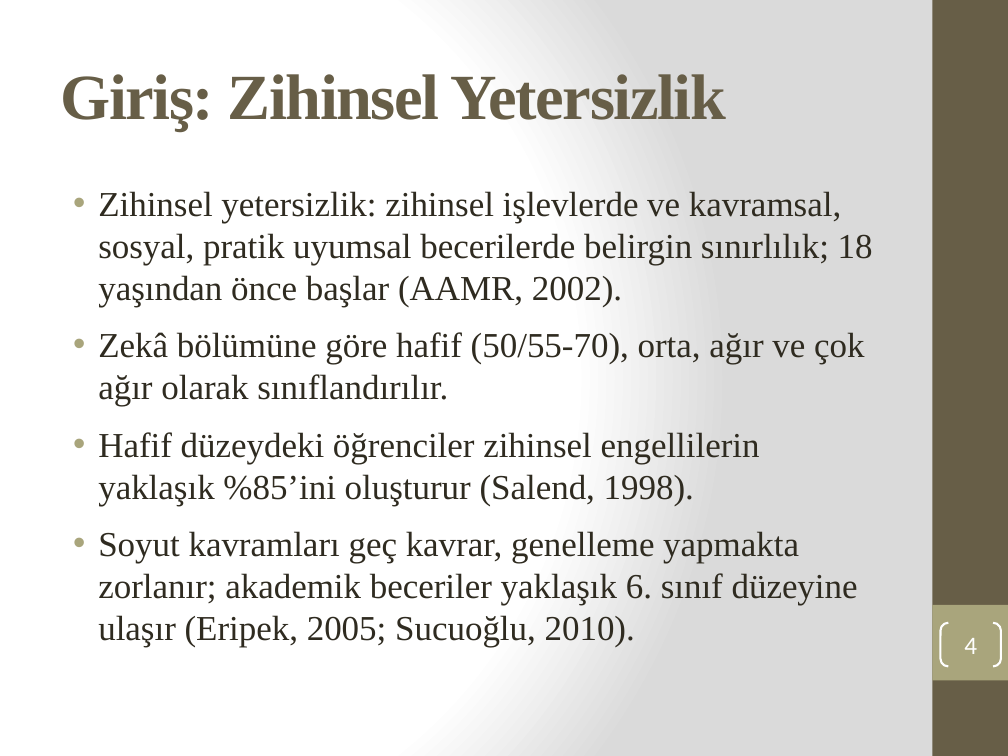
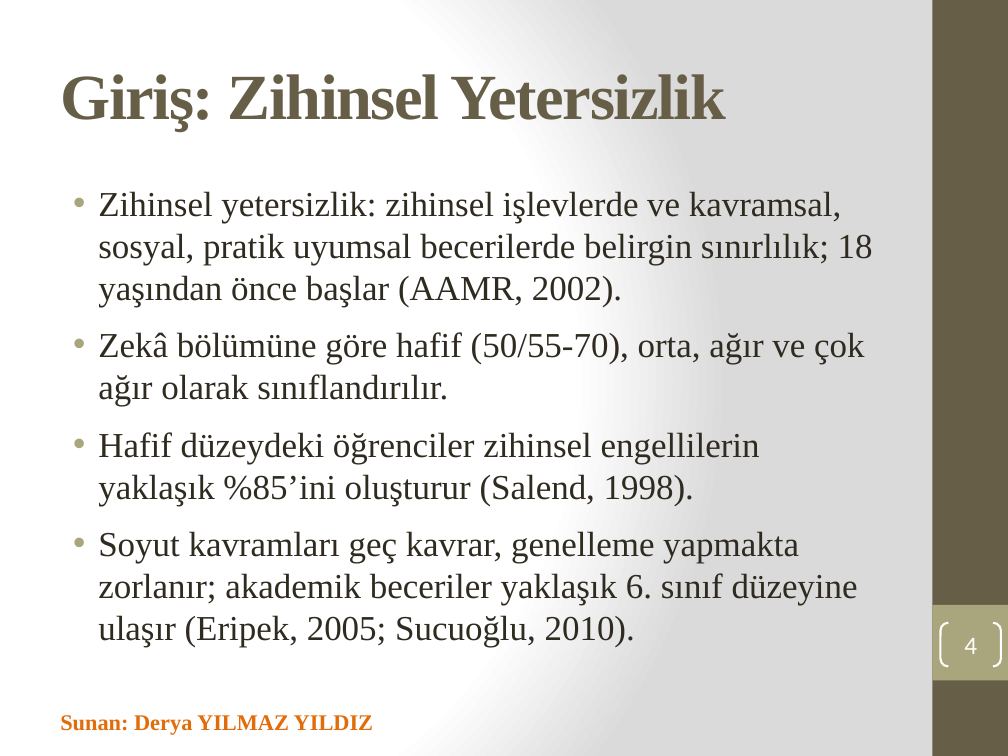
Before and after one commit to edipsahin20-tech/sahinerp, a slide deck: slide 4 of Makale1_Dinledigini_Anlama_Ozet.pptx. Drawn at 1008x756 pixels with LibreOffice and Linux fonts; fonts in the diff are those of the drawing. Boxes give left, top, right and bottom in pixels: in the first picture for what was removed or moved away, otherwise in the second. Text is boxed around its words. In the diff, an @@ line names an element or a change of style, - is before the commit and + after.

```diff
--- a/Makale1_Dinledigini_Anlama_Ozet.pptx
+++ b/Makale1_Dinledigini_Anlama_Ozet.pptx
@@ text added at <box>60,715,373,735</box>, 16 pt, text #E36C0A, bold @@
+Sunan: Derya YILMAZ YILDIZ
```
Also in this commit, not shown: 4 other slides changed, 3 slides added.
